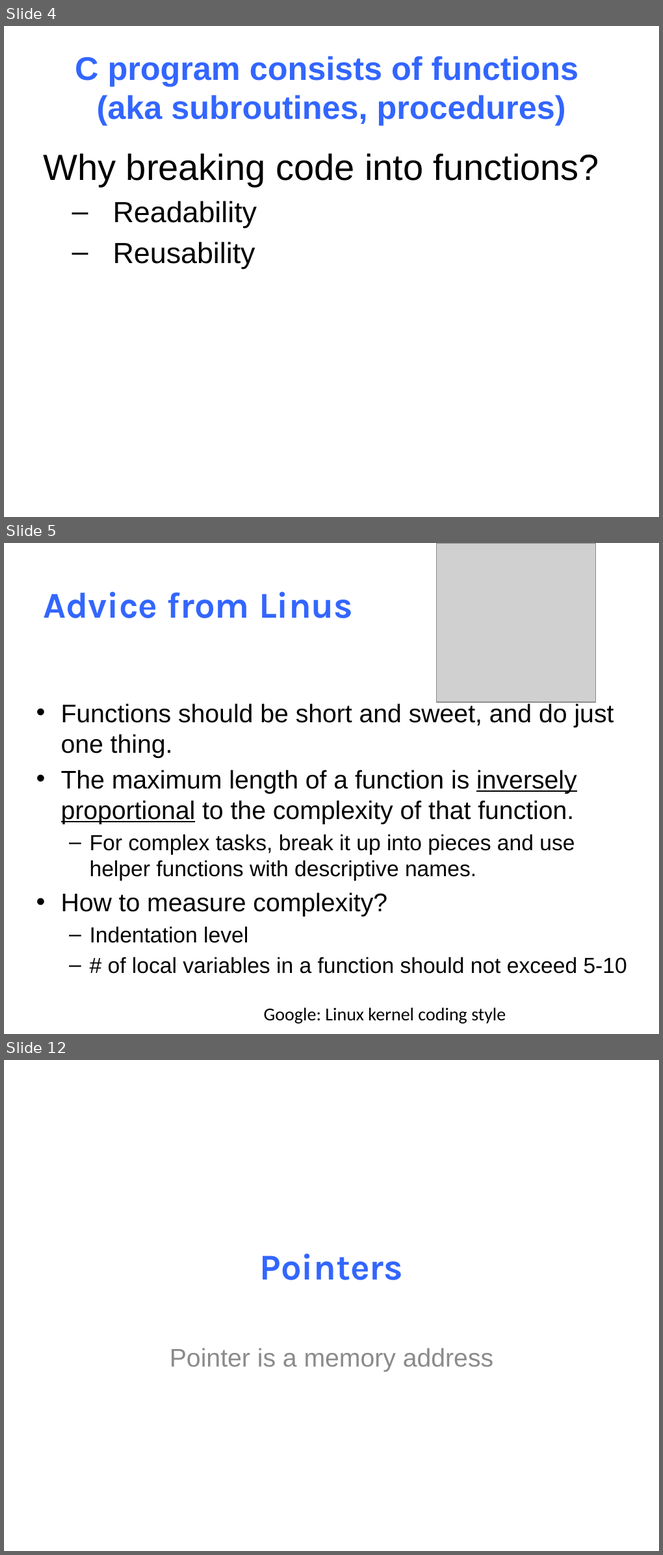
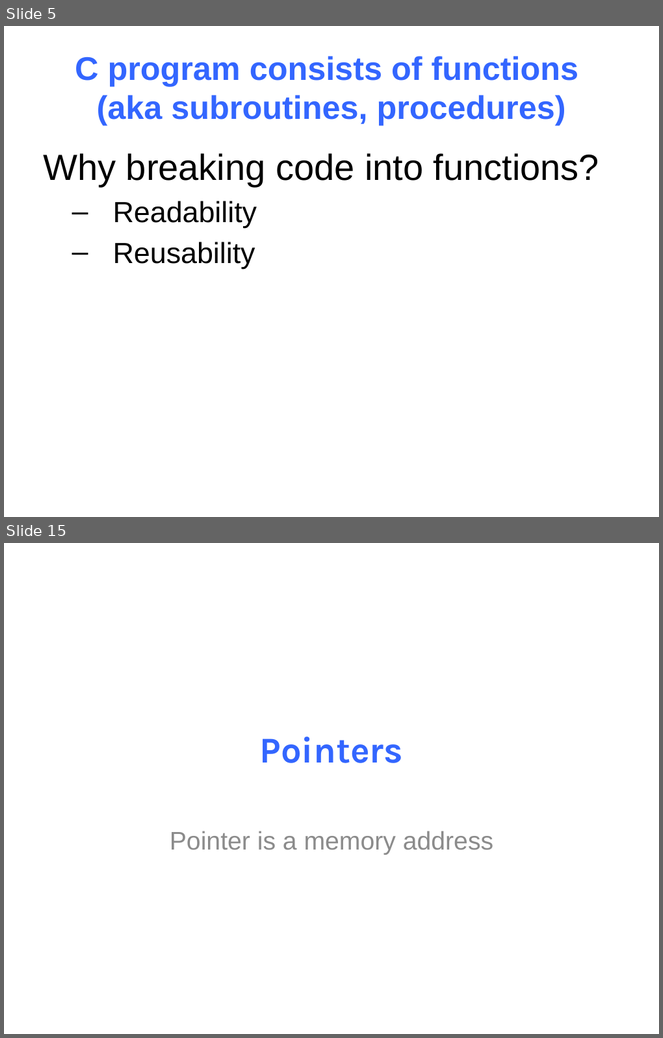
Before and after one commit to NYU-CSO/nyu-cso.github.io, a slide deck: notes/05-pointer_array.pptx. Shown one above the other, each under a label of ours: slides 4, 5 and 12 before the commit, slides 5 and 15 after it; the slides between them are not shown. The pictures are 663x1555 and 663x1038 pixels, drawn with LibreOffice and Linux fonts; fonts in the diff are those of the drawing; grey boxes stand for pictures. Boxes give left, top, right and bottom in pixels: in the first picture for what was removed or moved away, otherwise in the second. Text is boxed around its words. In the diff, an @@ line names an element or a change of style, - is before the commit and + after.

```diff
--- a/notes/05-pointer_array.pptx
+++ b/notes/05-pointer_array.pptx
@@ slide 5 removed at [4,543,659,1034], background #FFFFFF @@
@@ picture removed at [436,543,596,702] @@
@@ title removed at [43,592,353,618] @@
-Advice from Linus
@@ text removed at [61,702,627,974] @@
-• Functions should be short and sweet, and do just one thing.
-• The maximum length of a function is inversely proportional to the complexity of that function.
-  – For complex tasks, break it up into pieces and use helper functions with descriptive names.
-• How to measure complexity?
-  – Indentation level
-  – # of local variables in a function should not exceed 5-10
@@ text removed at [264,1008,506,1024] @@
-Google: Linux kernel coding style
@@ what was slide 4 is now slide 5 @@
@@ what was slide 12 is now slide 15 @@
```
Also in this commit, not shown: 11 slides changed, 106 slides added, 1 other slide removed, 4 other files.
